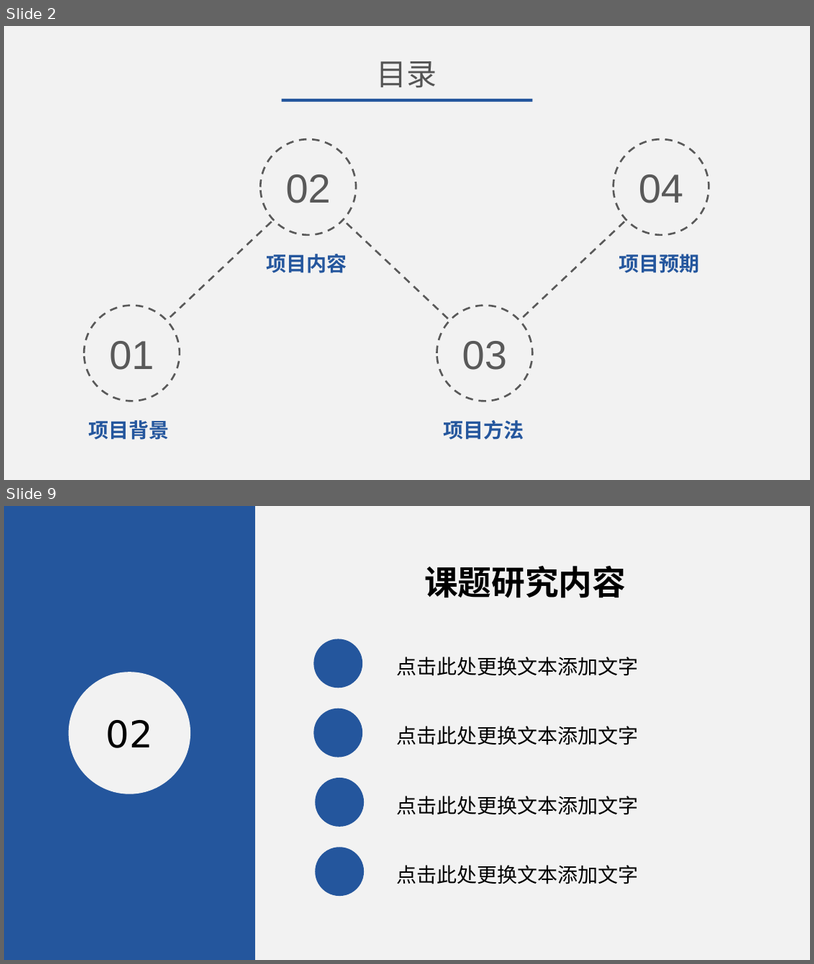
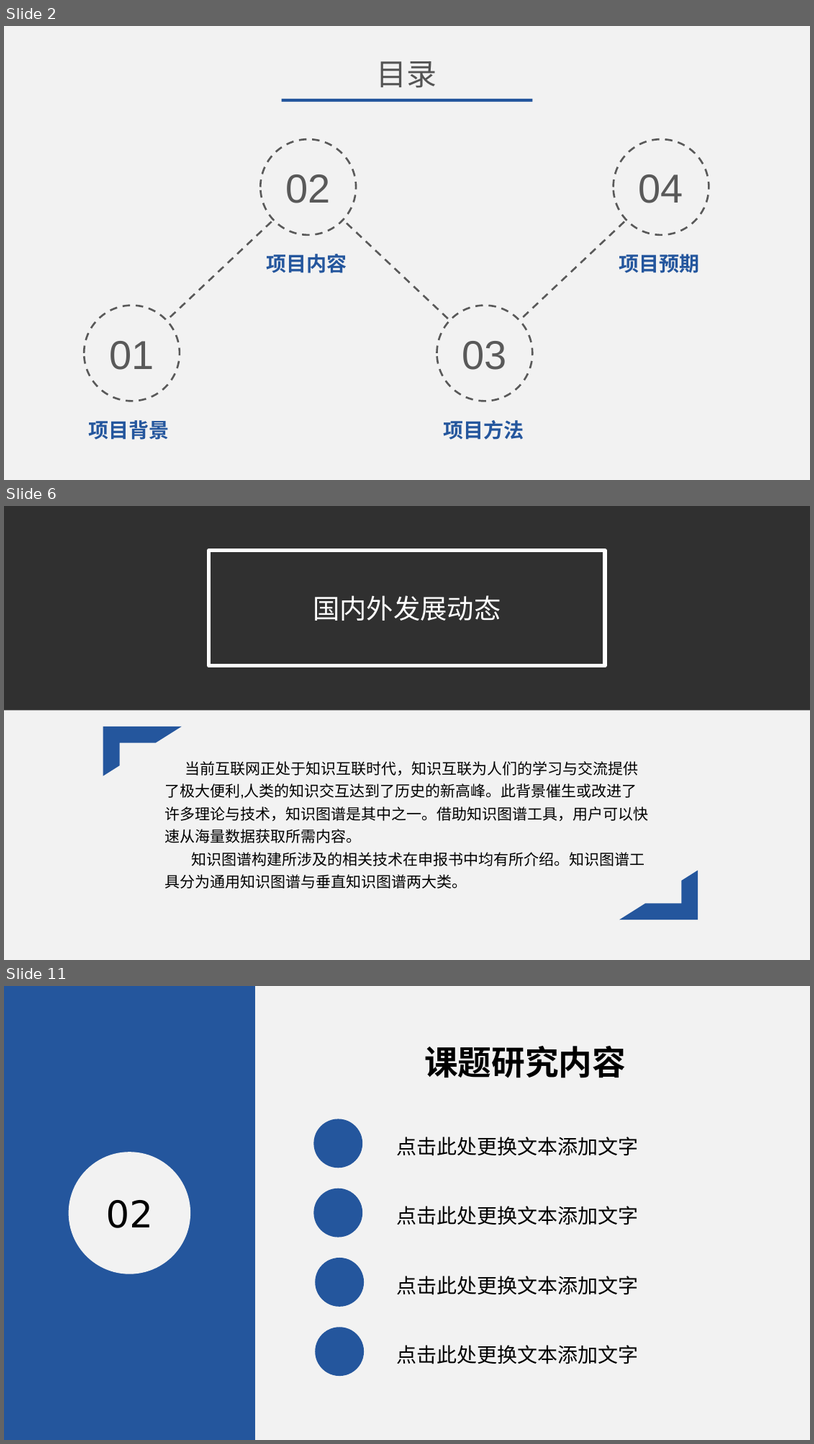
Before and after one commit to 25th-engineer/DaChuangFiles, a slide deck: 大创申报答辩.pptx. Shown one above the other, each under a label of ours: slides 2 and 9 before the commit, slides 2, 6 and 11 after it; the slides between them are not shown. The pictures are 814x964 and 814x1444 pixels, drawn with LibreOffice and Linux fonts; fonts in the diff are those of the drawing; grey boxes stand for pictures. Boxes give left, top, right and bottom in pixels: in the first picture for what was removed or moved away, otherwise in the second. Text is boxed around its words. In the diff, an @@ line names an element or a change of style, - is before the commit and + after.

```diff
--- a/大创申报答辩.pptx
+++ b/大创申报答辩.pptx
@@ slide 6 added at bbox=[4, 506, 810, 960], background #F2F2F2 @@
@@ picture added at bbox=[4, 506, 810, 710] @@
@@ rectangle added at bbox=[4, 506, 810, 710], fill #000000 at 77% opacity @@
@@ rectangle added at bbox=[209, 550, 605, 666], outline #FFFFFF 4.51 pt, 32 pt, text #FFFFFF @@
+国内外发展动态
@@ half frame added at bbox=[103, 726, 182, 776], fill #24569D @@
@@ text added at bbox=[165, 761, 648, 888], 18 pt, text #000000 @@
+当前互联网正处于知识互联时代，知识互联为人们的学习与交流提供了极大便利,人类的知识交互达到了历史的新高峰。此背景催生或改进了许多理论与技术，知识图谱是其中之一。借助知识图谱工具，用户可以快速从海量数据获取所需内容。
+知识图谱构建所涉及的相关技术在申报书中均有所介绍。知识图谱工具分为通用知识图谱与垂直知识图谱两大类。
@@ half frame added at bbox=[620, 870, 699, 920], fill #24569D @@
@@ what was slide 9 is now slide 11 @@
```
Also in this commit, not shown: 2 slides changed, 5 other slides added, 5 slides removed.
